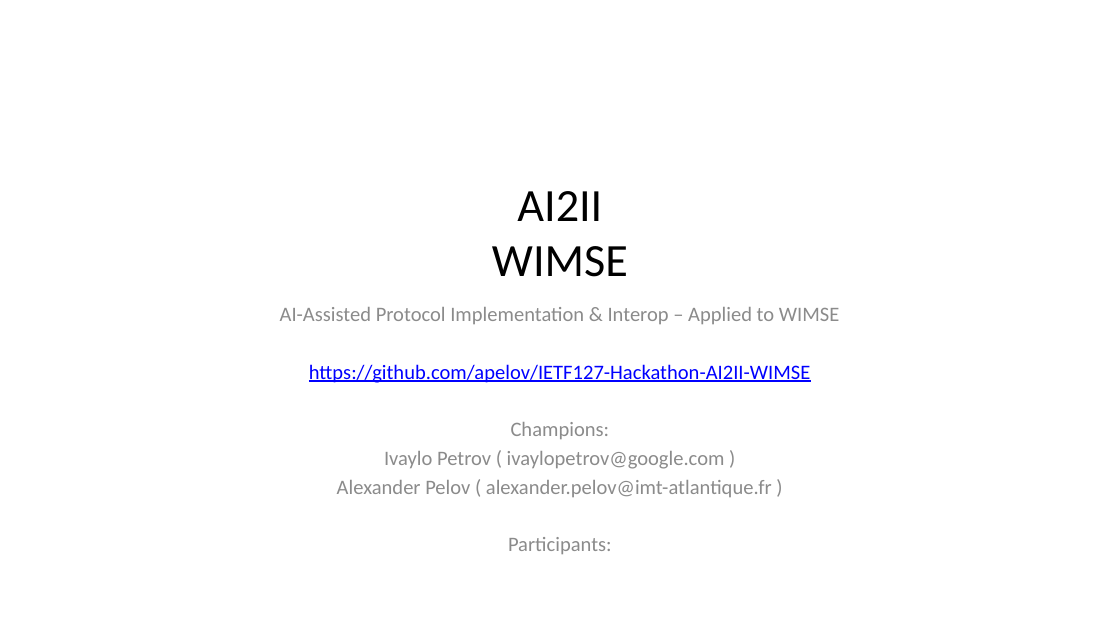
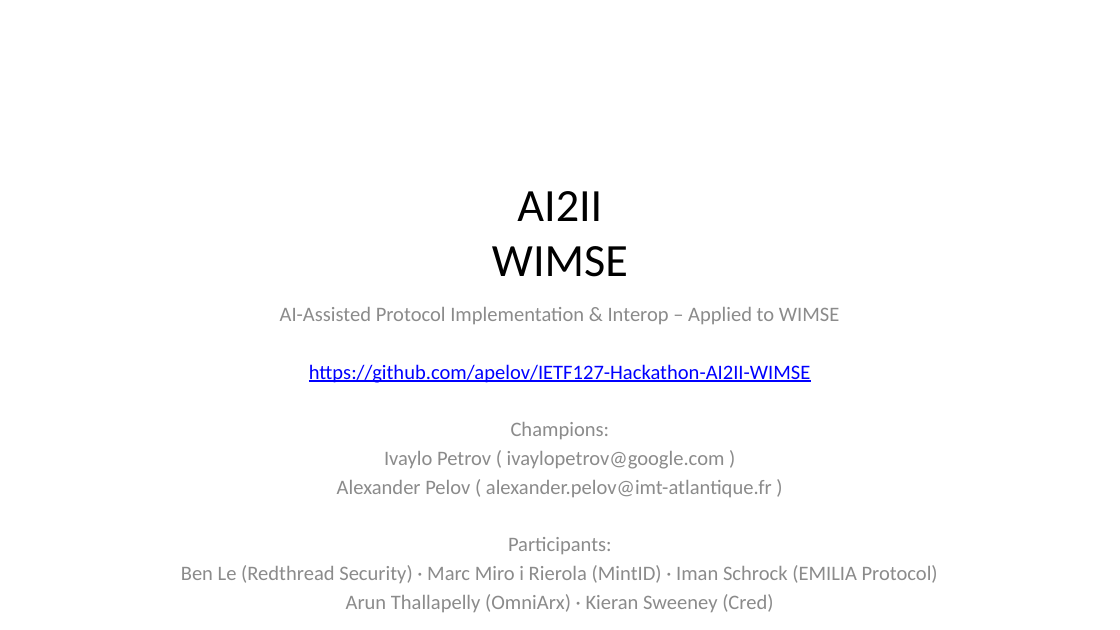
Before and after one commit to apelov/IETF127-Hackathon-AI2II-WIMSE, a slide deck: slide 1 of IETF127_WIMSE_Session.pptx. Drawn at 1120x630 pixels with LibreOffice and Linux fonts; fonts in the diff are those of the drawing. Boxes give left, top, right and bottom in pixels: in the first picture for what was removed or moved away, otherwise in the second. Text is boxed around its words. In the diff, an @@ line names an element or a change of style, - is before the commit and + after.

```diff
--- a/IETF127_WIMSE_Session.pptx
+++ b/IETF127_WIMSE_Session.pptx
@@ subtitle at <box>181,565,938,612</box>: paragraphs added @@
+Ben Le (Redthread Security) · Marc Miro i Rierola (MintID) · Iman Schrock (EMILIA Protocol)
+Arun Thallapelly (OmniArx) · Kieran Sweeney (Cred)
```
Also in this commit, not shown: 12 other slides changed.
